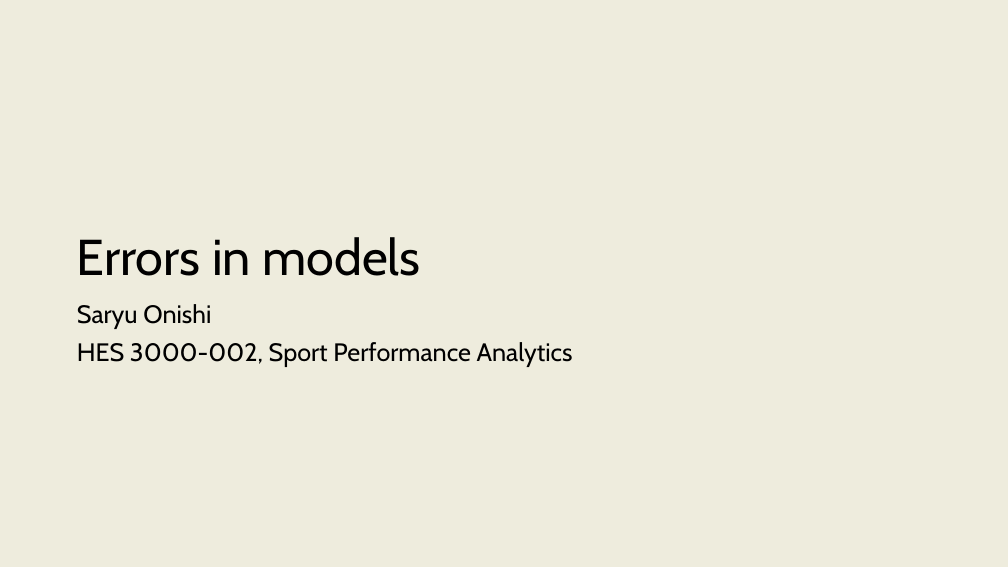
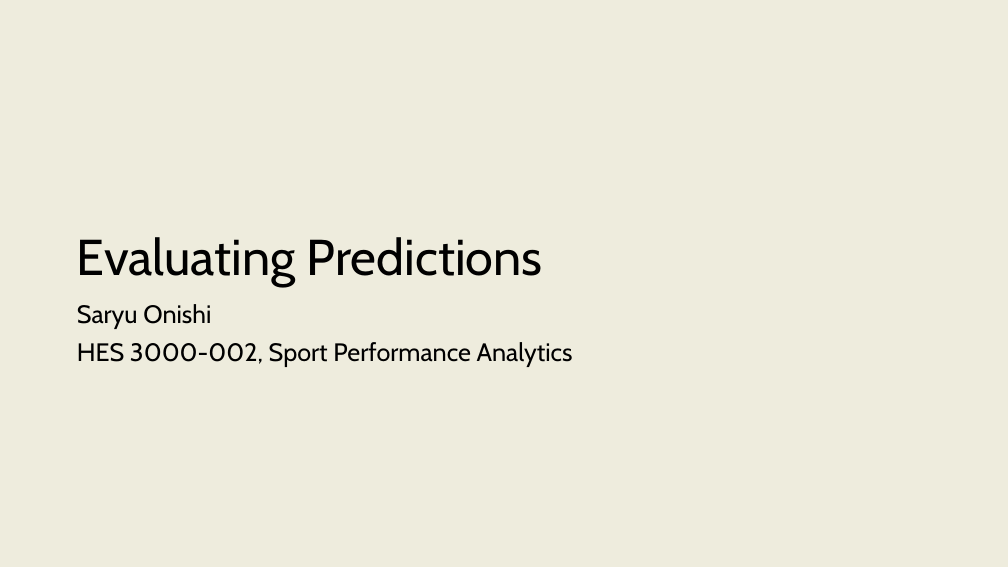
Before and after one commit to onishisaryu/HES-3000-Sports-Data-Analytics, a slide deck: slide 1 of pptx/Lecture11.pptx. Drawn at 1008x567 pixels with LibreOffice and Linux fonts; fonts in the diff are those of the drawing. Boxes give left, top, right and bottom in pixels: in the first picture for what was removed or moved away, otherwise in the second. Text is boxed around its words. In the diff, an @@ line names an element or a change of style, - is before the commit and + after.

```diff
--- a/pptx/Lecture11.pptx
+++ b/pptx/Lecture11.pptx
@@ title at bbox=[77, 237, 543, 286]: text changed @@
-Errors in models
+Evaluating Predictions
```
Also in this commit, not shown: 4 other slides changed, 21 slides added, 19 slides removed, 7 other files.
